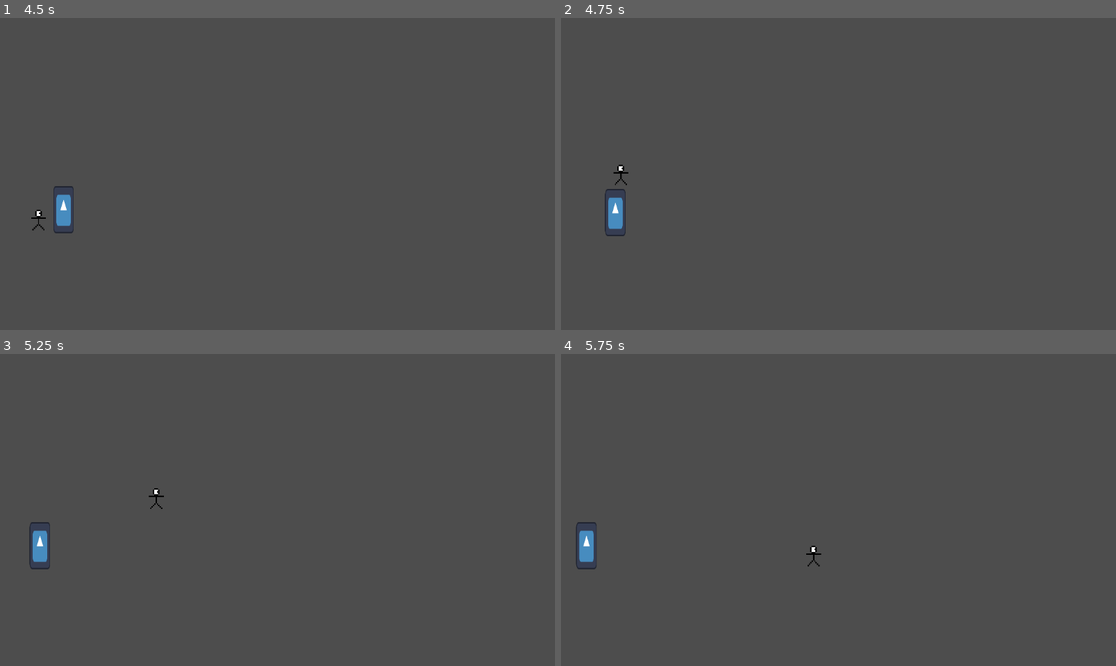
Above: before the commit, frames 1-4 (two rows, left to right).
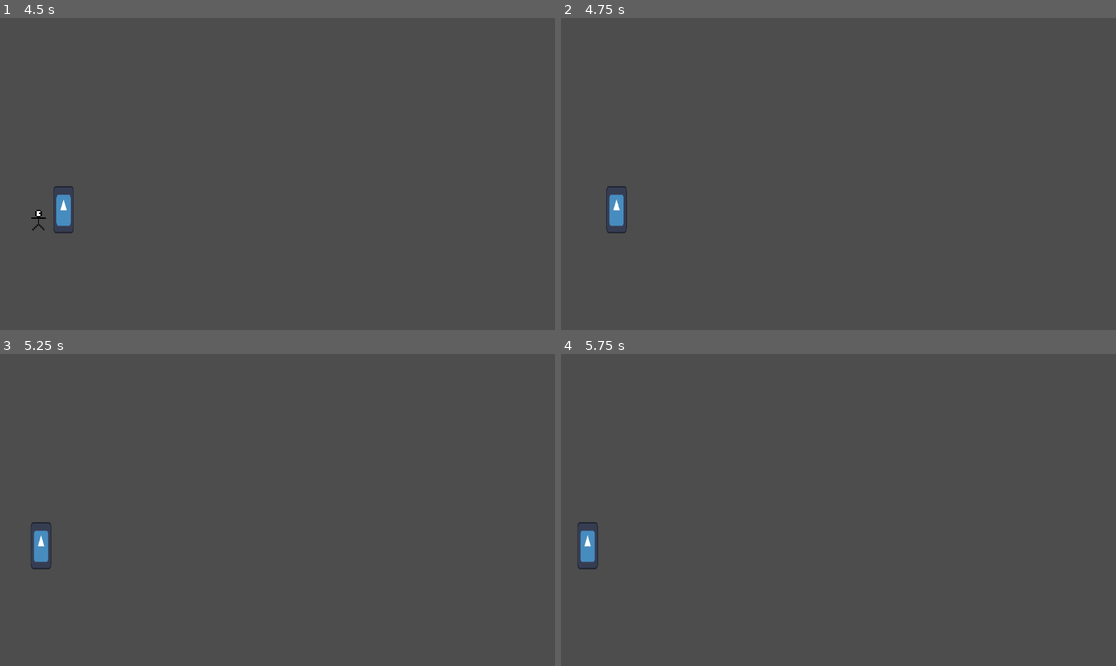
Above: after the commit, the same moments.

Repository: skullmbones/Comp-Graphics
Game: Godot game, scene res://testmain.tscn
Two runs of this game, one before a commit and one after it. Both use one fixed random seed, a clock stepped at 60 frames per second and the inputs below. The engine's default icon, where the game draws it, is replaced by a stand-in: a white triangle on a blue panel in a dark square.
Inputs:
- Up to frame 1 (4.5 s): hold D (move_right) 0.53-2.03 s; tap Space (move_jump) at 0.77, 1.52, 3.02, 3.77 s; hold A (move_left) 2.03-4.28 s; hold D (move_right) from 4.28 s (still down)
- Up to frame 2 (4.75 s): keep holding D (move_right); tap Space (move_jump) at 4.52 s
- Up to frame 3 (5.25 s): keep holding D (move_right)
- Up to frame 4 (5.75 s): keep holding D (move_right)

Frame 1 is identical in both runs. In frame 2, 0.3% of the frame differs, in the area x 7-13%, y 46-70%; in frame 3, 0.2%; in frame 4, 0.2%.

Commit message:
hit and death function
player can now die

Diff:
--- a/player.gd
+++ b/player.gd
@@ -3,6 +3,8 @@
 @export var speed = 400
 @export var jump_velocity = -500
 var gravity = ProjectSettings.get_setting("physics/2d/default_gravity")
+var max_health = 100
+var health = 100
 var screen_size
 
 # Called when the node enters the scene tree for the first time.
@@ -31,3 +33,17 @@
 	position = position.clamp(Vector2.ZERO, screen_size)
 
 	move_and_slide()
+
+func hit(amount) -> void:
+	health -= amount
+	health = clamp(health, 0, max_health)
+	if health <= 0:
+		_die()
+
+func _die() -> void:
+	#TODO: Replace with actual game over
+	queue_free()
+
+
+func _on_hurtbox_area_entered(area: Area2D) -> void:
+	hit(100) #Change with actual enemy damage values
--- a/player.tscn
+++ b/player.tscn
@@ -18,6 +18,9 @@
 radius = 4.0
 height = 16.0
 
+[sub_resource type="RectangleShape2D" id="RectangleShape2D_onrkg"]
+size = Vector2(6, 12)
+
 [node name="Player" type="CharacterBody2D" unique_id=1812544709]
 script = ExtResource("1_onrkg")
 metadata/_edit_horizontal_guides_ = [-4.0]
@@ -30,3 +33,12 @@
 
 [node name="CollisionShape2D" type="CollisionShape2D" parent="." unique_id=340098153]
 shape = SubResource("CapsuleShape2D_i3pqv")
+
+[node name="Hurtbox" type="Area2D" parent="." unique_id=151672772]
+collision_layer = 2
+collision_mask = 2
+
+[node name="CollisionShape2D" type="CollisionShape2D" parent="Hurtbox" unique_id=1148266349]
+shape = SubResource("RectangleShape2D_onrkg")
+
+[connection signal="area_entered" from="Hurtbox" to="." method="_on_hurtbox_area_entered"]
--- a/testmain.tscn
+++ b/testmain.tscn
@@ -10,6 +10,8 @@
 [sub_resource type="CapsuleShape2D" id="CapsuleShape2D_e4sdq"]
 
 [sub_resource type="CircleShape2D" id="CircleShape2D_e4sdq"]
+
+[sub_resource type="RectangleShape2D" id="RectangleShape2D_e4sdq"]
 
 [node name="Node2D" type="Node2D" unique_id=1182927875 groups=["player"]]
 scale = Vector2(1.3418899, 3.0657997)
@@ -48,3 +50,11 @@
 [node name="Sprite2D" type="Sprite2D" parent="enemy" unique_id=371119148]
 scale = Vector2(0.25, 0.25)
 texture = ExtResource("3_e4sdq")
+
+[node name="Hitbox" type="Area2D" parent="enemy" unique_id=1124123421]
+collision_layer = 2
+collision_mask = 2
+
+[node name="CollisionShape2D" type="CollisionShape2D" parent="enemy/Hitbox" unique_id=1142046492]
+scale = Vector2(2.3655074, 1.5898846)
+shape = SubResource("RectangleShape2D_e4sdq")
